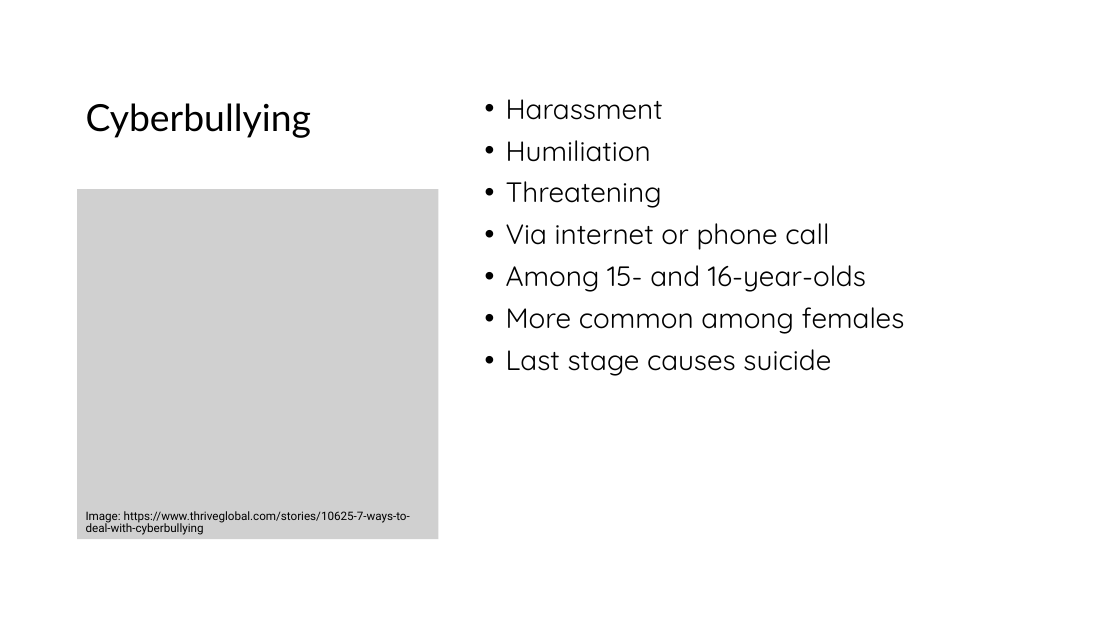
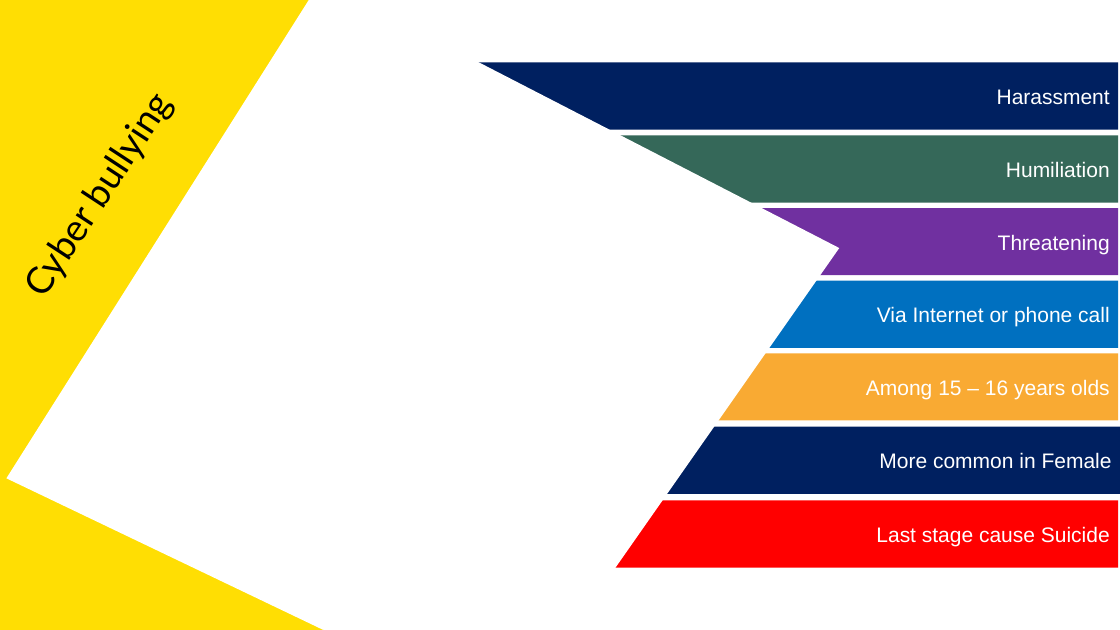
Before and after one commit to atiqahammed/6th-semester, a slide deck: slide 3 of 603-ET/social networking ethical issues.pptx. Drawn at 1120x630 pixels with LibreOffice and Linux fonts; fonts in the diff are those of the drawing; grey boxes stand for pictures. Boxes give left, top, right and bottom in pixels: in the first picture for what was removed or moved away, otherwise in the second. Text is boxed around its words. In the diff, an @@ line names an element or a change of style, - is before the commit and + after.

```diff
--- a/603-ET/social networking ethical issues.pptx
+++ b/603-ET/social networking ethical issues.pptx
@@ title "Cyber bullying" at bbox=[0, 0, 285, 338]: rotation 0 to 303 degrees @@
@@ rectangle added at bbox=[0, 0, 323, 630], fill #FFDE03 @@
@@ trapezoid added at bbox=[6, 0, 572, 630], fill #FFFFFF @@
@@ diamond added at bbox=[62, 0, 916, 630], fill #FFFFFF @@
@@ pentagon arrow added at bbox=[420, 62, 1118, 129], fill #002060, 18 pt, text #FFFFFF @@
+Harassment
@@ title at bbox=[86, 103, 312, 138]: spaces changed @@
-Cyberbullying
+Cyber bullying
@@ text removed at bbox=[506, 99, 905, 376] @@
-• Harassment
-• Humiliation
-• Threatening
-• Via internet or phone call
-• Among 15- and 16-year-olds
-• More common among females
-• Last stage causes suicide
@@ pentagon arrow added at bbox=[420, 135, 1118, 202], fill #356859, 18 pt, text #FFFFFF @@
+Humiliation
@@ picture removed at bbox=[77, 189, 439, 539] @@
-Image: https://www.thriveglobal.com/stories/10625-7-ways-to-deal-with-cyberbullying
@@ pentagon arrow added at bbox=[420, 208, 1118, 276], fill #7030A0, 18 pt, text #FFFFFF @@
+Threatening
@@ pentagon arrow added at bbox=[466, 281, 1118, 348], fill #0070C0, 18 pt, text #FFFFFF @@
+Via Internet or phone call
@@ pentagon arrow added at bbox=[454, 354, 1119, 421], fill #F9AA33, 18 pt, text #FFFFFF @@
+Among 15 – 16 years olds
@@ pentagon arrow added at bbox=[437, 427, 1120, 494], fill #002060, 18 pt, text #FFFFFF @@
+More common in Female
@@ pentagon arrow added at bbox=[435, 501, 1118, 568], fill #FF0000, 18 pt, text #FFFFFF @@
+Last stage cause Suicide
```
Also in this commit, not shown: 1 other slide changed, 2 slides added, 1 slide removed, 10 other files.
